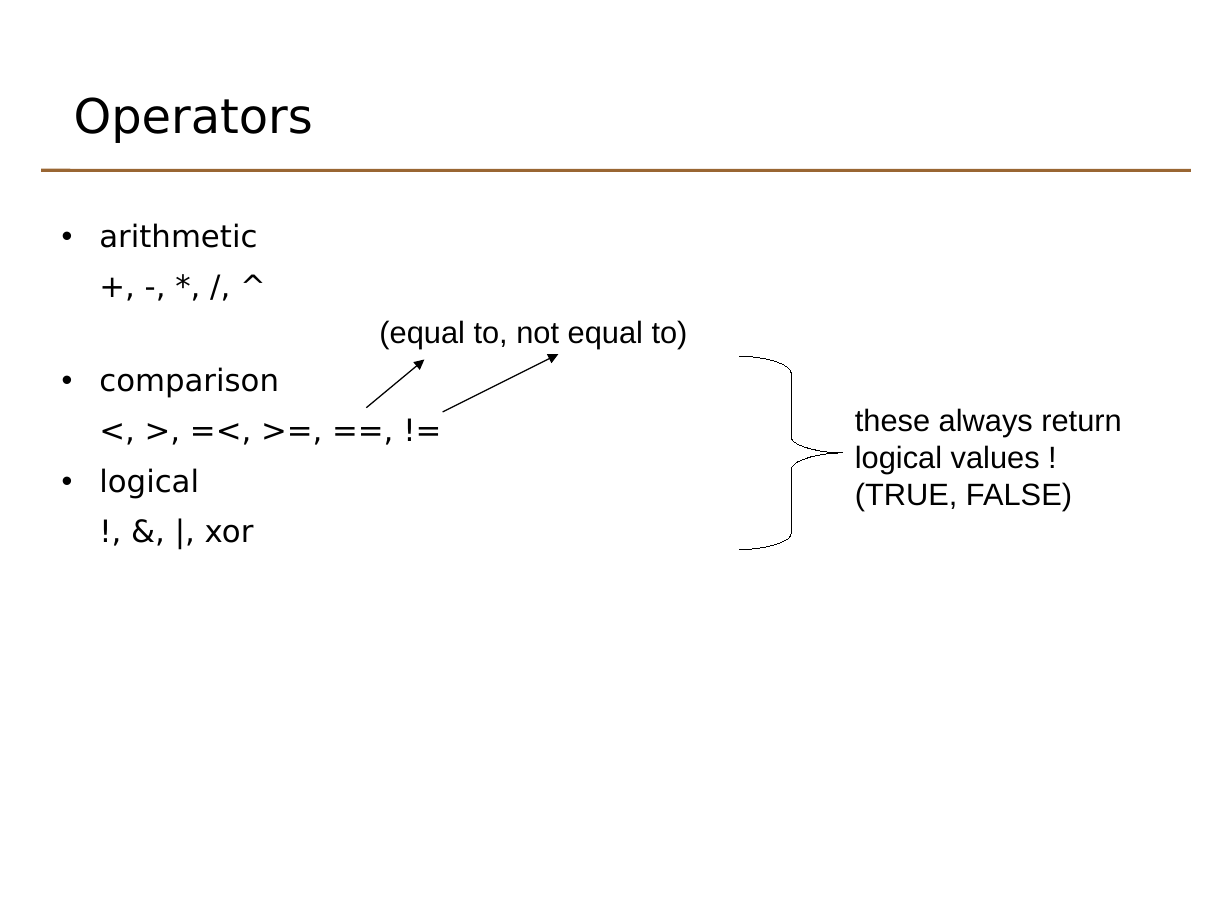
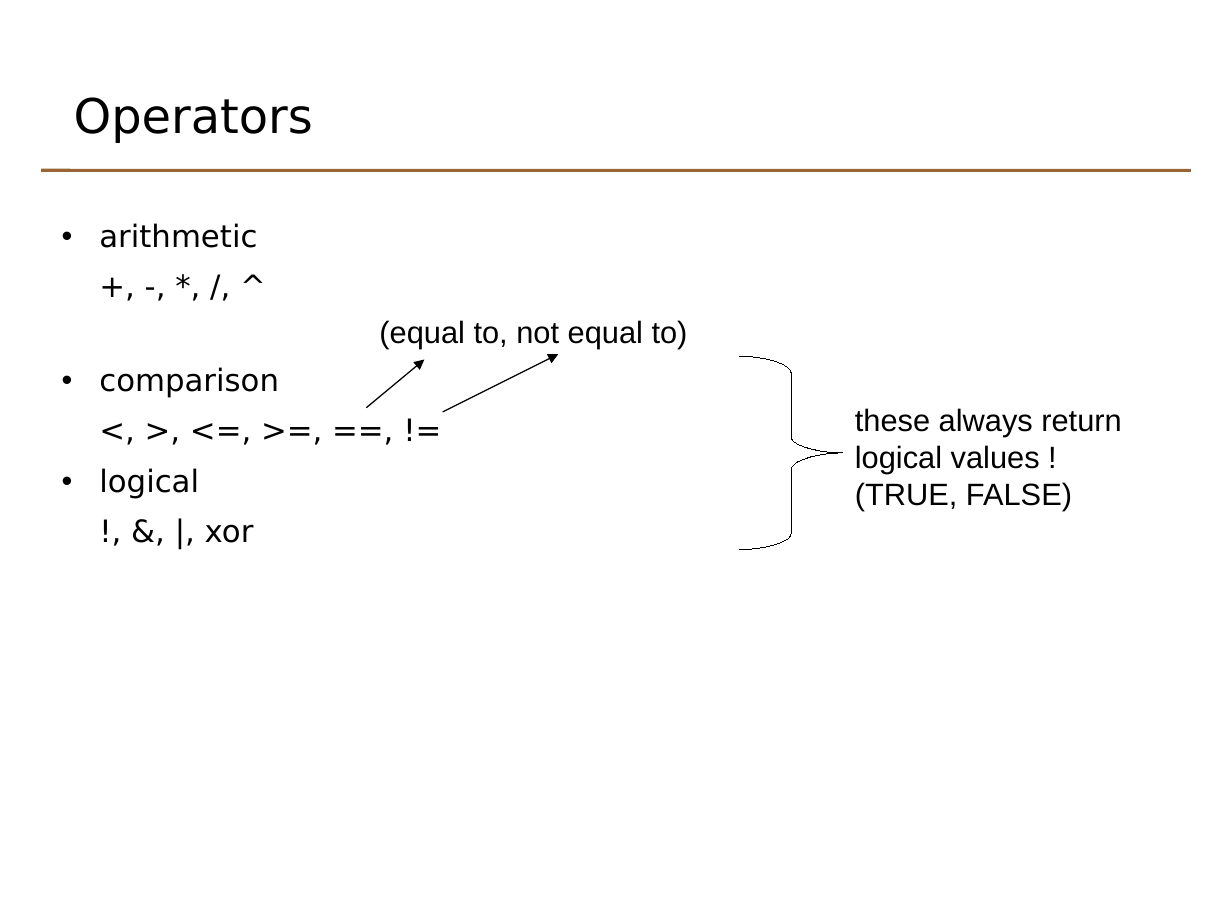
Before and after one commit to johnomics/basicr, a slide deck: slide 44 of Basic_R_Day_1_slides.odp. Drawn at 1232x924 pixels with LibreOffice and Linux fonts; fonts in the diff are those of the drawing. Boxes give left, top, right and bottom in pixels: in the first picture for what was removed or moved away, otherwise in the second. Text is boxed around its words. In the diff, an @@ line names an element or a change of style, - is before the commit and + after.

Commit message:
fixed logical operator typo

```diff
--- a/Basic_R_Day_1_slides.odp
+++ b/Basic_R_Day_1_slides.odp
@@ text at (99, 223, 279, 543): text changed @@
-<, >, =<, >=, ==, !=
+<, >, <=, >=, ==, !=
```
